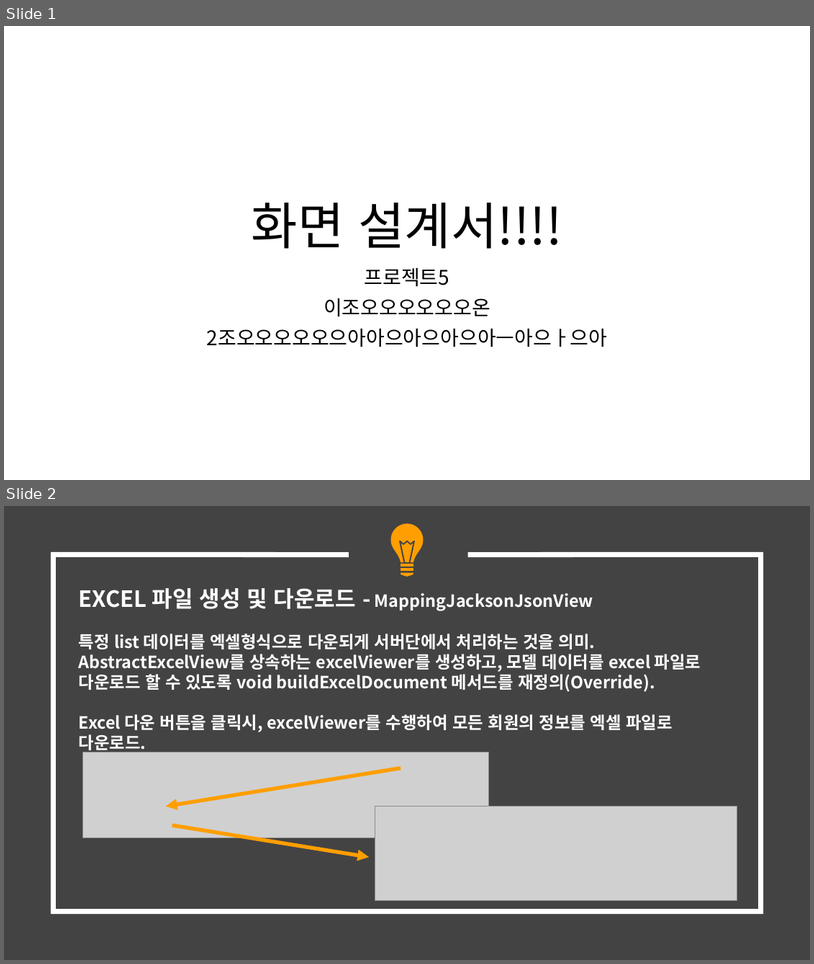
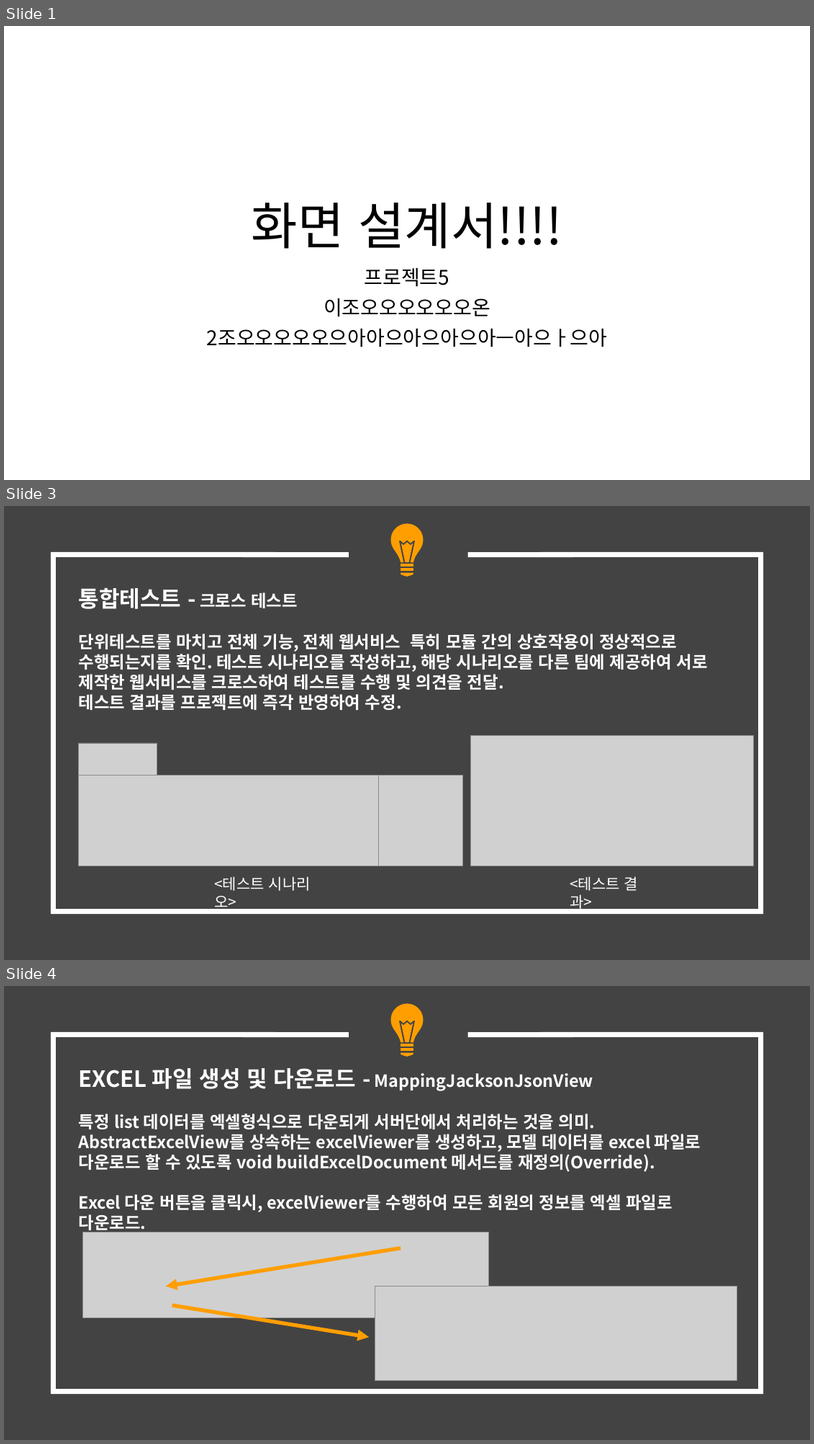
Before and after one commit to hhsw07/ezen-academy-projects, a slide deck: 0 발표용 파워포인트/0608 5차발표/0608 project06 - 파워포인트 - 송우.pptx. Shown one above the other, each under a label of ours: slides 1 and 2 before the commit, slides 1, 3 and 4 after it; the slides between them are not shown. The pictures are 814x964 and 814x1444 pixels, drawn with LibreOffice and Linux fonts; fonts in the diff are those of the drawing; grey boxes stand for pictures. Boxes give left, top, right and bottom in pixels: in the first picture for what was removed or moved away, otherwise in the second. Text is boxed around its words. In the diff, an @@ line names an element or a change of style, - is before the commit and + after.

```diff
--- a/0 발표용 파워포인트/0608 5차발표/0608 project06 - 파워포인트 - 송우.pptx
+++ b/0 발표용 파워포인트/0608 5차발표/0608 project06 - 파워포인트 - 송우.pptx
@@ slide 3 added at bbox=[4, 506, 810, 960], background #434343; not listed: 1 template element that a slide beside it also shows @@
@@ group added at bbox=[391, 523, 424, 576]: 5 freeform shapes @@
@@ text added at bbox=[79, 588, 707, 710], 20 pt, text #FFFFFF, bold @@
+통합테스트 - 크로스 테스트
+단위테스트를 마치고 전체 기능, 전체 웹서비스 특히 모듈 간의 상호작용이 정상적으로 수행되는지를 확인. 테스트 시나리오를 작성하고, 해당 시나리오를 다른 팀에 제공하여 서로 제작한 웹서비스를 크로스하여 테스트를 수행 및 의견을 전달.
+테스트 결과를 프로젝트에 즉각 반영하여 수정.
@@ picture added at bbox=[78, 743, 157, 775] @@
@@ picture added at bbox=[471, 735, 755, 865] @@
@@ picture added at bbox=[78, 775, 382, 865] @@
@@ picture added at bbox=[378, 775, 463, 865] @@
@@ text added at bbox=[214, 876, 311, 911], 18 pt, text #FFFFFF @@
+<테스트 시나리오>
@@ text added at bbox=[570, 876, 638, 911], 18 pt, text #FFFFFF @@
+<테스트 결과>
@@ what was slide 2 is now slide 4 @@
```
Also in this commit, not shown: 1 other slide added, 1 other file.
